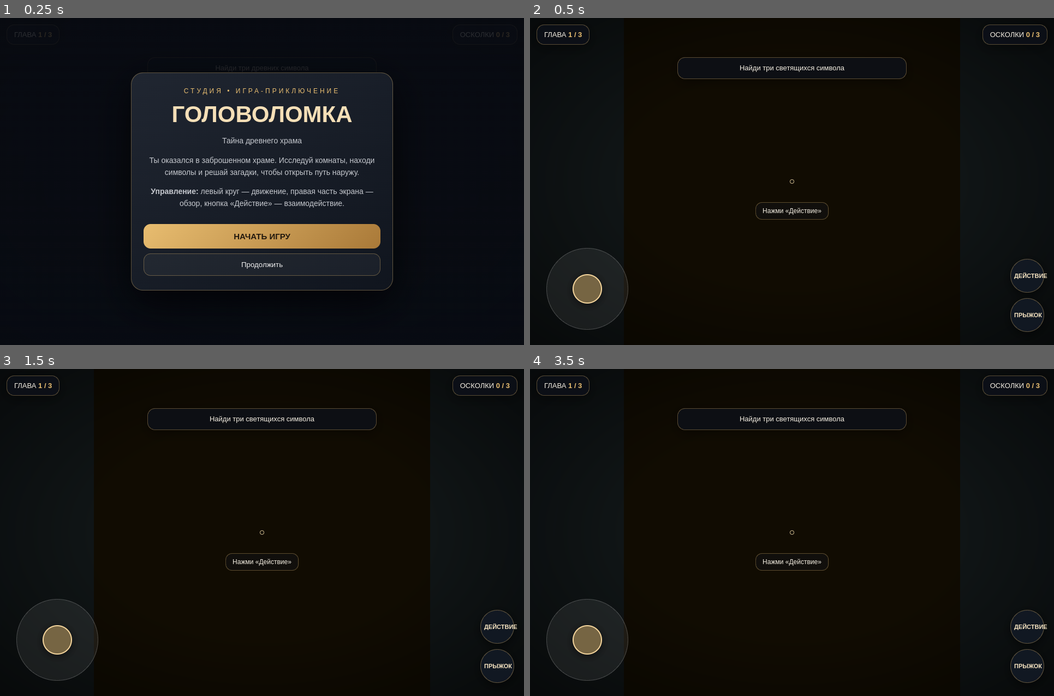
Above: before the commit, frames 1-4 (two rows, left to right).
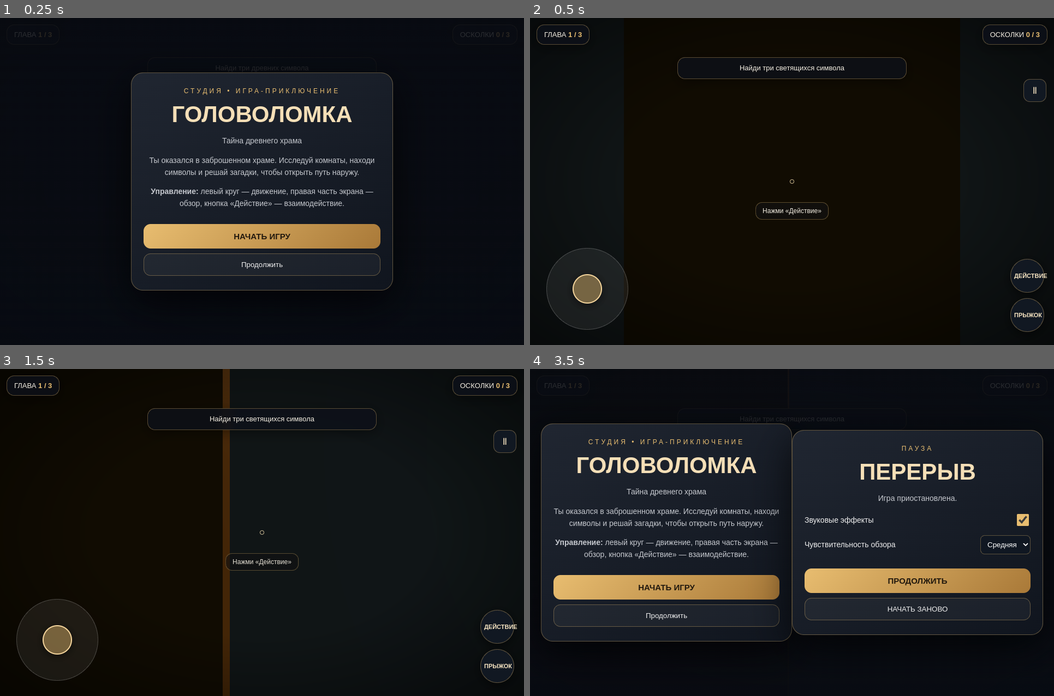
Above: after the commit, the same moments.

Repository: p30lite17-sketch/golovolomka-game
Game: browser game, page index.html
Same seed, same stepped clock (60 frames per second), same inputs: the game is played once before the commit and once after it.
Inputs (mouse positions are in pixels of both pictures, inside the frame that each line leads up to):
- Up to frame 1 (0.25 s): no input
- Up to frame 2 (0.5 s): click "НАЧАТЬ ИГРУ" at 0.27 s
- Up to frame 3 (1.5 s): hold D from 1.03 s (still down); move the mouse to (262, 565) at 1.07 s
- Up to frame 4 (3.5 s): release D at 1.53 s; hold S 1.58-1.85 s; move the mouse to (687, 499) at 1.67 s; hold A 1.9-2.47 s; click (1033, 440) at 2.02 s, where only the run after the commit has a clickable "Ⅱ"; move the mouse to (896, 483) at 2.27 s; hold W 2.52-2.82 s; tap E at 2.52 s; move the mouse to (870, 597) at 2.87 s; hold D from 2.87 s (still down); click (792, 607) at 3.27 s, where only the run after the commit has a clickable "НАЧАТЬ ЗАНОВО"; move the mouse to (661, 614) at 3.47 s

Frame 1 is identical in both runs. In frame 2, less than 0.1% of the frame differs, in the area x 94-99%, y 18-26%; in frame 3, 1.3%; in frame 4, 50%, in the area x 1-99%, y 2-96%.

Commit message:
Add files via upload

Diff:
--- a/index.html
+++ b/index.html
@@ -22,6 +22,10 @@
 #stick{position:absolute;left:50%;top:50%;width:54px;height:54px;transform:translate(-50%,-50%);border-radius:50%;background:#e8bd7070;border:2px solid #f5d59c;box-shadow:0 3px 15px #0008}
 #lookArea{position:absolute;right:0;top:20%;width:55%;height:65%;pointer-events:auto;touch-action:none}
 #actions{position:absolute;right:18px;bottom:24px;display:flex;flex-direction:column;gap:10px;pointer-events:auto}
+#pauseBtn{position:absolute;right:14px;top:112px;pointer-events:auto;width:42px;height:42px;border-radius:12px;border:1px solid var(--line);background:#121925dd;color:#f7e5c2;font-size:17px}
+.settingRow{display:flex;align-items:center;justify-content:space-between;gap:12px;margin:14px 0;color:#eee;font-size:14px}
+.settingRow input{accent-color:#e8bd70;width:22px;height:22px}
+select{background:#101722;color:#fff;border:1px solid var(--line);border-radius:8px;padding:8px}
 .action{width:62px;height:62px;border-radius:50%;border:1px solid var(--line);background:#121925dd;color:#f7e5c2;font-size:11px;font-weight:bold;box-shadow:0 5px 18px #0008}
 .action:active{background:#8c6939}
 #panel{position:fixed;z-index:10;inset:0;display:flex;align-items:center;justify-content:center;background:linear-gradient(#080b12d9,#080b12f2);padding:20px}
@@ -53,6 +57,7 @@
 <div id="controls" class="hidden">
  <div id="stickArea"><div id="stick"></div></div>
  <div id="lookArea"></div>
+ <button id="pauseBtn" aria-label="Пауза">Ⅱ</button>
  <div id="actions">
   <button class="action" id="interact">ДЕЙСТВИЕ</button>
   <button class="action" id="jump">ПРЫЖОК</button>
@@ -76,6 +81,14 @@
   <button class="primary" id="submitPuzzle">ПРОВЕРИТЬ</button>
   <button class="secondary" id="closePuzzle">Назад в комнату</button>
  </div>
+ <div class="window hidden" id="pauseWindow">
+  <div class="logo">ПАУЗА</div><h1>ПЕРЕРЫВ</h1>
+  <p>Игра приостановлена.</p>
+  <div class="settingRow"><label for="soundToggle">Звуковые эффекты</label><input id="soundToggle" type="checkbox" checked></div>
+  <div class="settingRow"><label for="lookSpeed">Чувствительность обзора</label><select id="lookSpeed"><option value="0.0035">Низкая</option><option value="0.005" selected>Средняя</option><option value="0.007">Высокая</option></select></div>
+  <button class="primary" id="resumeBtn">ПРОДОЛЖИТЬ</button>
+  <button class="secondary" id="restartFromPause">НАЧАТЬ ЗАНОВО</button>
+ </div>
  <div class="window hidden" id="endWindow">
   <div class="logo">ИСТОРИЯ ЗАВЕРШЕНА</div><h1>ТЫ НАШЁЛ ВЫХОД!</h1>
   <p>Все три комнаты храма пройдены. Ты собрал осколки, разгадал тайны и открыл древние ворота.</p>
@@ -88,11 +101,16 @@
 
 const $=id=>document.getElementById(id);
 const panel=$('panel'), startWindow=$('startWindow'), puzzleWindow=$('puzzleWindow'), endWindow=$('endWindow');
-let scene,camera,renderer,clock,player,level=1,shards=0,items=[],walls=[],door=null,near=null,move={x:0,y:0},yaw=0,pitch=0,velY=0,onGround=true,playing=false,puzzleType='',lookTouch=null;
+let scene,camera,renderer,clock,player,level=1,shards=0,items=[],walls=[],door=null,near=null,move={x:0,y:0},yaw=0,pitch=0,velY=0,onGround=true,playing=false,puzzleType='',lookTouch=null,audioCtx=null,soundEnabled=true,lookSensitivity=.005;
 const saved=JSON.parse(localStorage.getItem('templePuzzleSave')||'{}');
 const materials={stone:new THREE.MeshStandardMaterial({color:0x77766c,roughness:.94}),dark:new THREE.MeshStandardMateri …(345 unchanged characters)…
 function box(x,y,z,w,h,d,mat=materials.stone){const m=new THREE.Mesh(new THREE.BoxGeometry(w,h,d),mat);m.position.set(x,y,z);scene.add(m);return m}
 function light(x,y,z,color,intensity,distance){const l=new THREE.PointLight(color,intensity,distance);l.position.set(x,y,z);scene.add(l)}
+function beep(freq=440,duration=.09,type='sine',gain=.035){
+ if(!soundEnabled)return;
+ try{audioCtx=audioCtx||new (window.AudioContext||window.webkitAudioContext)();if(audioCtx.state==='suspended')audioCtx.resume();const o=audioCtx.createOscillator(),g=audioCtx.createGain();o.type=type;o.frequency.value=freq;g.gain.setValueAtTime(gain,audioCtx.currentTime);g.gain.exponentialRampToValueAtTime(.001,audioCtx.currentTime+duration);o.connect(g);g.connect(audioCtx.destination);o.start();o.stop(audioCtx.currentTime+duration)}catch(e){}
+}
+function sfx(name){if(name==='collect'){beep(660,.1);setTimeout(()=>beep(880,.13),90)}else if(name==='wrong'){beep(180,.2,'sawtooth',.025)}else if(name==='open'){beep(392,.14);setTimeout(()=>beep(523,.16),130);setTimeout(()=>beep(784,.25),280)}else{beep(440,.07)}}
 function init(){
  scene=new THREE.Scene();scene.background=new THREE.Color(0x101923);scene.fog=new THREE.Fog(0x101923,8,27);
  camera=new THREE.PerspectiveCamera(72,innerWidth/innerHeight,.1,100);camera.rotation.order='YXZ';
@@ -105,7 +123,7 @@
 function addLevelObject(o){o.userData.levelObject=true;scene.add(o);return o}
 function buildLevel(n){
  clearLevel();level=n;shards=n-1;$('levelLabel').textContent=n+' / 3';$('shardLabel').textContent=shards+' / 3';
- $('objective').textContent=n===1?'Найди три светящихся символа':n===2?'Реши загадку древнего механизма':'Открой главные ворота храма';
+ $('objective').textContent=n===1?'Найди три светящихся символа':n===2?'Активируй четыре руны и реши загадку':'Активируй пять печатей и открой ворота';
  // floor and ceiling
  addLevelObject(box(0,-.25,0,15,.5,19,materials.floor));
  addLevelObject(box(0,4.2,0,15,.4,19,materials.dark));
@@ -140,17 +158,23 @@
 function toast(t){$('toast').textContent=t;$('toast').style.opacity=1;setTimeout(()=>$('toast').style.opacity=0,1700)}
 function save(){localStorage.setItem('templePuzzleSave',JSON.stringify({level,shards}))}
 function showPanel(which){panel.classList.remove('hidden');startWindow.classList.add('hidden');puzzleWindow.classList.add('hidden');endWindow.classList.add('hidden');$(which).classList.remove('hidden');$('controls').classList.add('hidden')}
-function start(){panel.classList.add('hidden');$('controls').classList.remove('hidden');playing=true;clock.getDelta()}
+function start(){panel.classList.add('hidden');$('controls').classList.remove('hidden');playing=true;clock.getDelta();beep(520,.08)}
+function pauseGame(){if(!playing)return;playing=false;showPanel('pauseWindow')}
+function resumeGame(){panel.classList.add('hidden');$('controls').classList.remove('hidden');playing=true;clock.getDelta()}
 function openPuzzle(type){playing=false;puzzleType=type;showPanel('puzzleWindow');$('puzzleBody').innerHTML='';$('submitPuzzle').classList.remove('hidden');
- if(type==='sequence'){$('puzzleTitle').textContent='Последо …(581 unchanged characters)… =='☀☾★'){completeLevel()}else{chosen=[];$('chosen').textContent='Неверно. Попробуй ещё раз.'}}}
- else if(type==='gate'){$('puzzleTitle').textContent='Код др …(293 unchanged characters)… ut').value==='426')completeLevel();else toast('Код не подходит')}}
- else if(type==='shard'){$('puzzleTitle').textContent='Светя …(334 unchanged characters)… sible=false;toast('Осколок добавлен!');save();closePuzzle()}}
- else if(type==='final'){$('puzzleTitle').textContent='После …(324 unchanged characters)… age.removeItem('templePuzzleSave')}else toast('Попробуй ещё раз')}}
+ if(type==='sequence'){$('puzzleTitle').textContent='Последо …(581 unchanged characters)… =='☀☾★'){completeLevel()}else{chosen=[];sfx('wrong');$('chosen').textContent='Неверно. Попробуй ещё раз.'}}}
+ else if(type==='gate'){$('puzzleTitle').textContent='Код др …(293 unchanged characters)… ut').value==='426')completeLevel();else {sfx('wrong');toast('Код не подходит')}}}
+ else if(type==='shard'){$('puzzleTitle').textContent='Светя …(334 unchanged characters)… sible=false;toast('Осколок добавлен!');sfx('collect');save();closePuzzle()}}
+ else if(type==='final'){$('puzzleTitle').textContent='После …(324 unchanged characters)… age.removeItem('templePuzzleSave')}else {sfx('wrong');toast('Попробуй ещё раз')}}}
 }
 function closePuzzle(){panel.classList.add('hidden');$('controls').classList.remove('hidden');playing=true}
-function completeLevel(){panel.classList.add('hidden');if(level<3){buildLevel(level+1);toast('Комната '+level+' пройдена!');save();$('controls').classList.remove('hidden');playing=true}else{showPanel('endWindow')}}
-function interact(){if(!playing)return;if(near){if(near.type …(123 unchanged characters)… aterial=materials.glow;near.type='used';toast('Руна активирована')}else if(near.type==='finalRune'){near.obj.material=materials.glow;near.type='used';toast('Печать активирована')}return}
- const dz=Math.abs(player.z-9);if(dz<2.1&&Math.abs(player.x)<2.4){if(level===1){if(shards>=3)completeLevel();else toast('Сначала найди все три осколка')}else if(level===2)openPuzzle('gate');else openPuzzle('final')}
+function completeLevel(){sfx('open');panel.classList.add('hidden');if(level<3){buildLevel(level+1);toast('Комната '+level+' пройдена!');save();$('controls').classList.remove('hidden');playing=true}else{showPanel('endWindow')}}
+function interact(){if(!playing)return;if(near){if(near.type …(123 unchanged characters)… aterial=materials.glow;near.type='used';sfx('collect');toast('Руна активирована')}else if(near.type==='finalRune'){near.obj.material=materials.glow;near.type='used';sfx('collect');toast('Печать активирована')}return}
+ const dz=Math.abs(player.z-9);if(dz<2.1&&Math.abs(player.x)<2.4){
+  if(level===1){if(shards>=3)completeLevel();else toast('Сначала найди все три осколка')}
+  else if(level===2){if(items.some(i=>i.type==='rune'))toast('Сначала активируй все четыре руны');else openPuzzle('gate')}
+  else {if(items.some(i=>i.type==='finalRune'))toast('Сначала активируй все пять печатей');else openPuzzle('final')}
+ }
 }
 function updateNear(){near=null;let best=2.2;for(const it of items){if(!it.obj.visible||it.type==='used')continue;const …(182 unchanged characters)…
 function animate(){requestAnimationFrame(animate);const dt=Math.min(clock.getDelta(),.04);if(playing){const forward=mov …(720 unchanged characters)…
@@ -160,8 +184,14 @@
  area.addEventListener('pointerdown',e=>{active=true;area.setPointerCapture(e.pointerId);const r=area.getBoundingClientRect();cx=r.left+r.width/2;cy=r.top+r.height/2;moveStick(e)});
  area.addEventListener('pointermove',e=>{if(active)moveStick(e)});['pointerup','pointercancel'].forEach(ev=>area.addEventListener(ev,()=>{active=false;move={x:0,y:0};stick.style.transform='translate(-50%,-50%)'}));
  function moveStick(e){let dx=e.clientX-cx,dy=e.clientY-cy,l=Math.hypot(dx,dy),max=43;if(l>max){dx=dx/l*max;dy=dy/l*max}move.x=dx/max;move.y=-dy/max;stick.style.transform=`translate(calc(-50% + ${dx}px),calc(-50% + ${dy}px))`}
- const look=$('lookArea');look.addEventListener('pointerdown …(175 unchanged characters)… ouch.x,dy=e.clientY-lookTouch.y;yaw-=dx*.005;pitch=THREE.MathUtils.clamp(pitch-dy*.004,-1.15,1.15);lookTouch={x:e.clientX,y:e. …(99 unchanged characters)…
- $('interact').onclick=interact;$('jump').onclick=()=>{if(playing&&onGround){velY=4.1;onGround=false}};
+ const look=$('lookArea');look.addEventListener('pointerdown …(175 unchanged characters)… ouch.x,dy=e.clientY-lookTouch.y;yaw-=dx*lookSensitivity;pitch=THREE.MathUtils.clamp(pitch-dy*lookSensitivity*.8,-1.15,1.15);lookTouch={x:e.clientX,y:e. …(99 unchanged characters)…
+ $('interact').onclick=interact;$('jump').onclick=()=>{if(playing&&onGround){velY=4.1;onGround=false;sfx('tap')}};
+ $('pauseBtn').onclick=pauseGame;$('resumeBtn').onclick=resumeGame;
+ $('soundToggle').onchange=e=>{soundEnabled=e.target.checked;if(soundEnabled)sfx('tap')};
+ $('lookSpeed').onchange=e=>{lookSensitivity=Number(e.target.value)};
+ $('restartFromPause').onclick=()=>{localStorage.removeItem('templePuzzleSave');shards=0;buildLevel(1);showPanel('startWindow')};
+ window.addEventListener('keydown',e=>{if(!playing)return;const k=e.key.toLowerCase();if(k==='w'||k==='arrowup')move.y=1;if(k==='s'||k==='arrowdown')move.y=-1;if(k==='a'||k==='arrowleft')move.x=-1;if(k==='d'||k==='arrowright')move.x=1;if(k===' '&&onGround){velY=4.1;onGround=false}if(k==='e'||k==='enter')interact();if(k==='escape')pauseGame()});
+ window.addEventListener('keyup',e=>{const k=e.key.toLowerCase();if(['w','s','arrowup','arrowdown'].includes(k))move.y=0;if(['a','d','arrowleft','arrowright'].includes(k))move.x=0});
 }
 $('startBtn').onclick=()=>{if(!scene)init();start()};$('continueBtn').onclick=()=>{if(saved.level){if(!scene)init();buildLevel(saved.level);shards=saved.shards||0;$('shardLabel').textContent=shards+' / 3'}else if(!scene)init();start()};
 $('closePuzzle').onclick=closePuzzle;$('restartBtn').onclick=()=>{localStorage.removeItem('templePuzzleSave');buildLevel(1);shards=0;showPanel('startWindow')};
--- a/ИНСТРУКЦИЯ.txt
+++ b/ИНСТРУКЦИЯ.txt
@@ -1,21 +1,41 @@
-ИГРА «ГОЛОВОЛОМКА — ТАЙНА ДРЕВНЕГО ХРАМА»
+ГОТОВАЯ СБОРКА: «ГОЛОВОЛОМКА — ТАЙНА ДРЕВНЕГО ХРАМА»
 
-Как запустить:
+В архиве находится готовая браузерная 3D-игра и эта инструкция.
+
+СОДЕРЖАНИЕ ИГРЫ
+- Три последовательные комнаты древнего храма.
+- Исследование пространства от первого лица.
+- Подбор трёх осколков в первой комнате.
+- Четыре руны и загадка с последовательностью символов во второй комнате.
+- Пять печатей и финальный кодовый замок в третьей комнате.
+- Мобильное управление, прыжок, пауза, звуковые эффекты.
+- Настройка чувствительности обзора и отключение звуков.
+- Сохранение прогресса в браузере устройства.
+
+УПРАВЛЕНИЕ НА ТЕЛЕФОНЕ
+- Левый виртуальный джойстик — движение.
+- Правая часть экрана — поворот камеры.
+- ДЕЙСТВИЕ — взаимодействие с предметами и механизмами.
+- ПРЫЖОК — прыжок.
+- Кнопка II вверху — пауза.
+
+УПРАВЛЕНИЕ НА КОМПЬЮТЕРЕ
+- W / A / S / D или стрелки — движение.
+- Мышь в правой области игры — обзор.
+- E или Enter — действие.
+- Пробел — прыжок.
+- Esc — пауза.
+
+КАК ОПУБЛИКОВАТЬ НА GITHUB PAGES
 1. Распакуйте архив.
-2. Откройте index.html через интернет-браузер. Для работы нужен интернет, так как 3D-библиотека Three.js загружается с CDN.
-3. Для публикации на GitHub Pages загрузите index.html в корень репозитория вместо старого файла.
+2. Откройте репозиторий p30lite17-sketch/golovolomka-game.
+3. Нажмите Add file → Upload files.
+4. Загрузите index.html вместо существующего.
+5. Нажмите Commit changes.
+6. Дождитесь обновления GitHub Pages и откройте:
+   https://p30lite17-sketch.github.io/golovolomka-game/
 
-Управление на телефоне:
-- Левый круг: ходьба.
-- Правая часть экрана: осмотр.
-- ДЕЙСТВИЕ: подобрать предмет или взаимодействовать с механизмом.
-- ПРЫЖОК: прыжок.
-
-Управление на компьютере:
-- Для удобного тестирования используйте сенсорный экран телефона. На ПК управление мышью/клавиатурой в этой версии не настроено.
-
-Сохранение:
-Прогресс сохраняется в браузере устройства через localStorage. Если открыть игру в другом браузере или очистить данные сайта, сохранение может пропасть.
-
-Важно:
-Это браузерный учебный прототип 3D-игры, а не опубликованное приложение App Store. Для запуска требуется подключение к интернету.
+ВАЖНО
+- Это готовый учебный прототип в формате веб-игры, а не нативное приложение App Store.
+- Для загрузки библиотеки Three.js нужен интернет.
+- Сохранение хранится локально в браузере; очистка данных сайта может удалить прогресс.
